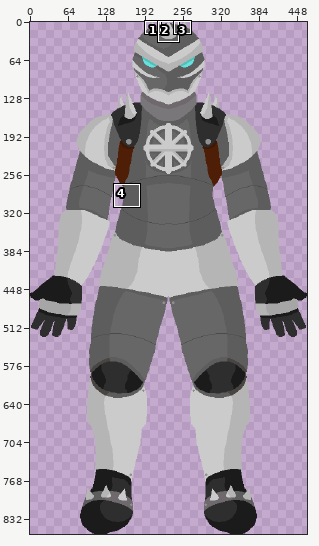
Pixel-art file -- images/aseprite/armadura_madeira.aseprite. Above, an overview of the earlier version with the close-up marked.
Close-up. Earlier state:
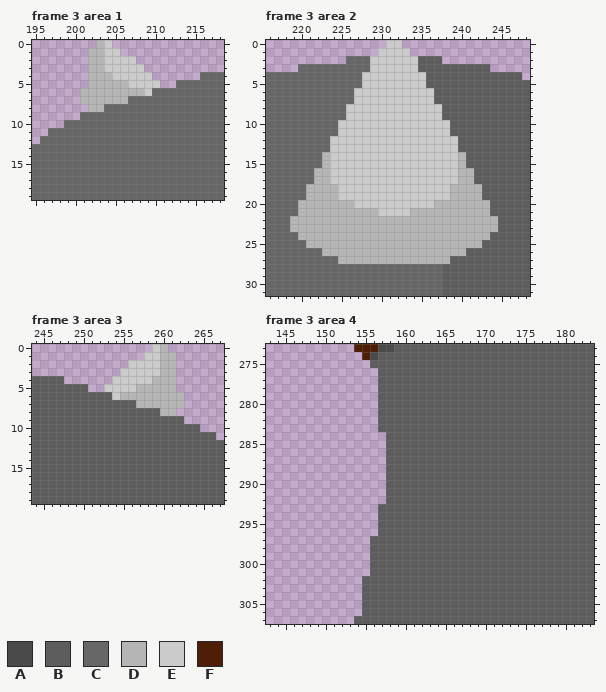
464x857 pixels, 5 frames. Colours within 5 levels of each other are drawn and written as one. Shown: frame 3 area 1: x 195..218, y 0..19; frame 3 area 2: x 216..248, y 0..31; frame 3 area 3: x 244..267, y 0..19; frame 3 area 4: x 143..183, y 273..307. The commit also changed other frames or places, which this record leaves out.
Visible layers, top first: "Layer 3", "Layer 1".
Palette (. is transparent): A #4a4a4a  B #5e5d5e  C #686768  D #b5b5b5  E #cbcbcb  F #4e1e06
Pixels before, frame 3 area 1, first column x 195:
 0 ........DE..............
 1 .......DDEE.............
 2 .......DDEEEE...........
 3 .......DDEEEEE..........
 4 .......DDDEEEEE......CCC
 5 .......DDDDDEEEE..CCCCCC
 6 ......DDDDDDDDECCCCCCCCC
 7 ......DDDDDDCCCCCCCCCCCC
 8 .......DDCCCCCCCCCCCCCCC
 9 ......CCCCCCCCCCCCCCCCCC
10 ....CCCCCCCCCCCCCCCCCCCC
11 ..CCCCCCCCCCCCCCCCCCCCCC
12 .CCCCCCCCCCCCCCCCCCCCCCC
13 CCCCCCCCCCCCCCCCCCCCCCCC
14 CCCCCCCCCCCCCCCCCCCCCCCC
15 CCCCCCCCCCCCCCCCCCCCCCCC
16 CCCCCCCCCCCCCCCCCCCCCCCC
17 CCCCCCCCCCCCCCCCCCCCCCCC
18 CCCCCCCCCCCCCCCCCCCCCCCC
19 CCCCCCCCCCCCCCCCCCCCCCCC
Pixels before, frame 3 area 2, first column x 216:
 0 ...............EE................
 1 ..............EEEE...............
 2 ..........CCCEEEEEEBBB...........
 3 ....CCCCCCCCCEEEEEEBBBBBBBBB.....
 4 CCCCCCCCCCCCEEEEEEEEBBBBBBBBBBBB.
 5 CCCCCCCCCCCCEEEEEEEEBBBBBBBBBBBBB
 6 CCCCCCCCCCCEEEEEEEEEEBBBBBBBBBBBB
 7 CCCCCCCCCCCEEEEEEEEEEBBBBBBBBBBBB
 8 CCCCCCCCCCEEEEEEEEEEEEBBBBBBBBBBB
 9 CCCCCCCCCCEEEEEEEEEEEEBBBBBBBBBBB
10 CCCCCCCCCEEEEEEEEEEEEEEBBBBBBBBBB
11 CCCCCCCCCEEEEEEEEEEEEEEBBBBBBBBBB
12 CCCCCCCCEEEEEEEEEEEEEEEEBBBBBBBBB
13 CCCCCCCCEEEEEEEEEEEEEEEEBBBBBBBBB
14 CCCCCCCDEEEEEEEEEEEEEEEEDBBBBBBBB
15 CCCCCCCDEEEEEEEEEEEEEEEEDBBBBBBBB
16 CCCCCCDDEEEEEEEEEEEEEEEEDDBBBBBBB
17 CCCCCCDDEEEEEEEEEEEEEEEEDDBBBBBBB
18 CCCCCDDDDEEEEEEEEEEEEEEDDDDBBBBBB
19 CCCCCDDDDEEEEEEEEEEEEEEDDDDBBBBBB
20 CCCCDDDDDDDEEEEEEEEEEDDDDDDDBBBBB
21 CCCCDDDDDDDDDDEEEEDDDDDDDDDDBBBBB
22 CCCDDDDDDDDDDDDDDDDDDDDDDDDDDBBBB
23 CCCDDDDDDDDDDDDDDDDDDDDDDDDDDBBBB
24 CCCCDDDDDDDDDDDDDDDDDDDDDDDDBBBBB
25 CCCCCDDDDDDDDDDDDDDDDDDDDDDBBBBBB
26 CCCCCCCDDDDDDDDDDDDDDDDDDBBBBBBBB
27 CCCCCCCCCDDDDDDDDDDDDDDBBBBBBBBBB
28 CCCCCCCCCCCCCCCCCCCCCCBBBBBBBBBBB
29 CCCCCCCCCCCCCCCCCCCCCCBBBBBBBBBBB
30 CCCCCCCCCCCCCCCCCCCCCCBBBBBBBBBBB
31 CCCCCCCCCCCCCCCCCCCCCCBBBBBBBBBBB
Pixels before, frame 3 area 3, first column x 244:
 0 ...............ED.......
 1 ..............EEDD......
 2 ............EEEEDD......
 3 ...........EEEEEDD......
 4 BBBB......EEEEEDDD......
 5 BBBBBBB..EEEEDDDDD......
 6 BBBBBBBBBBEDDDDDDDD.....
 7 BBBBBBBBBBBBBDDDDDD.....
 8 BBBBBBBBBBBBBBBBDD......
 9 BBBBBBBBBBBBBBBBBBB.....
10 BBBBBBBBBBBBBBBBBBBBB...
11 BBBBBBBBBBBBBBBBBBBBBBB.
12 BBBBBBBBBBBBBBBBBBBBBBBB
13 BBBBBBBBBBBBBBBBBBBBBBBB
14 BBBBBBBBBBBBBBBBBBBBBBBB
15 BBBBBBBBBBBBBBBBBBBBBBBB
16 BBBBBBBBBBBBBBBBBBBBBBBB
17 BBBBBBBBBBBBBBBBBBBBBBBB
18 BBBBBBBBBBBBBBBBBBBBBBBB
19 BBBBBBBBBBBBBBBBBBBBBBBB
Pixels before, frame 3 area 4, first column x 154:
273 FFFAABBBBBBBBBBBBBBBBBBBBBBBBB
274 .FABBBBBBBBBBBBBBBBBBBBBBBBBBB
275 ..BBBBBBBBBBBBBBBBBBBBBBBBBBBB
276 ...BBBBBBBBBBBBBBBBBBBBBBBBBBB
277 ...BBBBBBBBBBBBBBBBBBBBBBBBBBB
278 ...BBBBBBBBBBBBBBBBBBBBBBBBBBB
279 ...BBBBBBBBBBBBBBBBBBBBBBBBBBB
280 ...BBBBBBBBBBBBBBBBBBBBBBBBBBB
281 ...BBBBBBBBBBBBBBBBBBBBBBBBBBB
282 ...BBBBBBBBBBBBBBBBBBBBBBBBBBB
283 ...BBBBBBBBBBBBBBBBBBBBBBBBBBB
284 ....BBBBBBBBBBBBBBBBBBBBBBBBBB
285 ....BBBBBBBBBBBBBBBBBBBBBBBBBB
286 ....BBBBBBBBBBBBBBBBBBBBBBBBBB
287 ....BBBBBBBBBBBBBBBBBBBBBBBBBB
288 ....BBBBBBBBBBBBBBBBBBBBBBBBBB
289 ....BBBBBBBBBBBBBBBBBBBBBBBBBB
290 ....BBBBBBBBBBBBBBBBBBBBBBBBBB
291 ....BBBBBBBBBBBBBBBBBBBBBBBBBB
292 ....BBBBBBBBBBBBBBBBBBBBBBBBBB
293 ...BBBBBBBBBBBBBBBBBBBBBBBBBBB
294 ...BBBBBBBBBBBBBBBBBBBBBBBBBBB
295 ...BBBBBBBBBBBBBBBBBBBBBBBBBBB
296 ...BBBBBBBBBBBBBBBBBBBBBBBBBBB
297 ..BBBBBBBBBBBBBBBBBBBBBBBBBBBB
298 ..BBBBBBBBBBBBBBBBBBBBBBBBBBBB
299 ..BBBBBBBBBBBBBBBBBBBBBBBBBBBB
300 ..BBBBBBBBBBBBBBBBBBBBBBBBBBBB
301 ..BBBBBBBBBBBBBBBBBBBBBBBBBBBB
302 .BBBBBBBBBBBBBBBBBBBBBBBBBBBBB
303 .BBBBBBBBBBBBBBBBBBBBBBBBBBBBB
304 .BBBBBBBBBBBBBBBBBBBBBBBBBBBBB
305 .BBBBBBBBBBBBBBBBBBBBBBBBBBBBB
306 .BBBBBBBBBBBBBBBBBBBBBBBBBBBBB
307 BBBBBBBBBBBBBBBBBBBBBBBBBBBBBB
And afterwards:
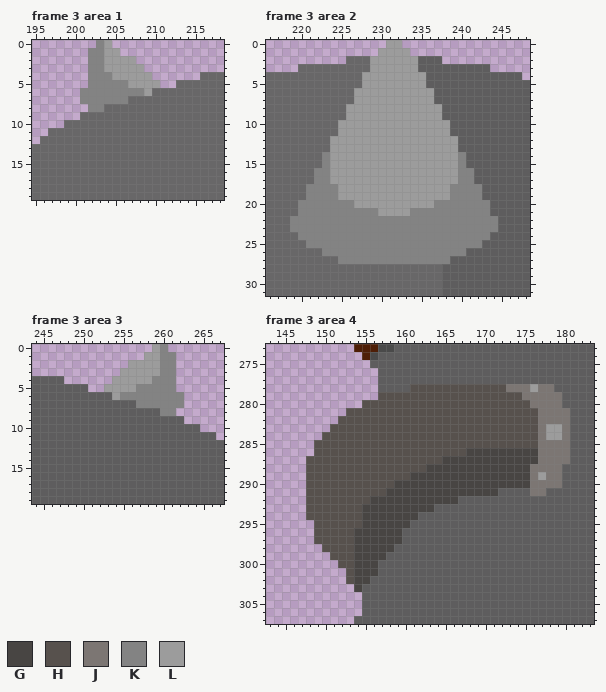
Colours new in this view: G #484543  H #57514d  J #7c7673  K #838383  L #9c9c9c
What changed:
Frame 3 area 1, layer "Layer 1":
y 0: x 203..204 DE -> KL
y 1: x 202..205 DDEE -> KKLL
y 2: x 202..207 DDEEEE -> KKLLLL
y 3: x 202..208 DDEEEEE -> KKLLLLL
y 4: x 202..209 DDDEEEEE -> KKKLLLLL
y 5: x 202..210 DDDDDEEEE -> KKKKKLLLL
y 6: x 201..209 DDDDDDDDE -> KKKKKKKKL
y 7: x 201..206 DDDDDD -> KKKKKK
y 8: x 202..203 DD -> KK
Frame 3 area 2, layer "Layer 1":
y 0: x 231..232 EE -> LL
y 1: x 230..233 EEEE -> LLLL
y 2..3: x 229..234 EEEEEE -> LLLLLL
y 4..5: x 228..235 EEEEEEEE -> LLLLLLLL
y 6..7: x 227..236 EEEEEEEEEE -> LLLLLLLLLL
y 8..9: x 226..237 EEEEEEEEEEEE -> LLLLLLLLLLLL
y 10..11: x 225..238 EEEEEEEEEEEEEE -> LLLLLLLLLLLLLL
y 12..13: x 224..239 EEEEEEEEEEEEEEEE -> LLLLLLLLLLLLLLLL
y 14..15: x 223..240 DEEEEEEEEEEEEEEEED -> KLLLLLLLLLLLLLLLLK
y 16..17: x 222..241 DDEEEEEEEEEEEEEEEEDD -> KKLLLLLLLLLLLLLLLLKK
y 18..19: x 221..242 DDDDEEEEEEEEEEEEEEDDDD -> KKKKLLLLLLLLLLLLLLKKKK
y 20: x 220..243 DDDDDDDEEEEEEEEEEDDDDDDD -> KKKKKKKLLLLLLLLLLKKKKKKK
y 21: x 220..243 DDDDDDDDDDEEEEDDDDDDDDDD -> KKKKKKKKKKLLLLKKKKKKKKKK
y 22..23: x 219..244 DDDDDDDDDDDDDDDDDDDDDDDDDD -> KKKKKKKKKKKKKKKKKKKKKKKKKK
y 24: x 220..243 DDDDDDDDDDDDDDDDDDDDDDDD -> KKKKKKKKKKKKKKKKKKKKKKKK
y 25: x 221..242 DDDDDDDDDDDDDDDDDDDDDD -> KKKKKKKKKKKKKKKKKKKKKK
y 26: x 223..240 DDDDDDDDDDDDDDDDDD -> KKKKKKKKKKKKKKKKKK
y 27: x 225..238 DDDDDDDDDDDDDD -> KKKKKKKKKKKKKK
Frame 3 area 3, layer "Layer 1":
y 0: x 259..260 ED -> LK
y 1: x 258..261 EEDD -> LLKK
y 2: x 256..261 EEEEDD -> LLLLKK
y 3: x 255..261 EEEEEDD -> LLLLLKK
y 4: x 254..261 EEEEEDDD -> LLLLLKKK
y 5: x 253..261 EEEEDDDDD -> LLLLKKKKK
y 6: x 254..262 EDDDDDDDD -> LKKKKKKKK
y 7: x 257..262 DDDDDD -> KKKKKK
y 8: x 260..261 DD -> KK
Frame 3 area 4, layer "Layer 1":
y 278: x 161..178 BBBBBBBBBBBBBBBBBB -> HHHHHHHHHHHHJJJLJJ
y 279: x 157..179 BBBBBBBBBBBBBBBBBBBBBBB -> HHHHHHHHHHHHHHHHHHJJJJJ
y 280: x 155..179 ..BBBBBBBBBBBBBBBBBBBBBBB -> HHHHHHHHHHHHHHHHHHHHHJJJJ
y 281: x 153..180 ....BBBBBBBBBBBBBBBBBBBBBBBB -> HHHHHHHHHHHHHHHHHHHHHHHHJJJJ
y 282: x 152..180 .....BBBBBBBBBBBBBBBBBBBBBBBB -> HHHHHHHHHHHHHHHHHHHHHHHHHJJJJ
y 283: x 151..180 ......BBBBBBBBBBBBBBBBBBBBBBBB -> HHHHHHHHHHHHHHHHHHHHHHHHHHJLLJ
y 284: x 150..180 ........BBBBBBBBBBBBBBBBBBBBBBB -> HHHHHHHHHHHHHHHHHHHHHHHHHHHJLLJ
y 285: x 149..180 .........BBBBBBBBBBBBBBBBBBBBBBB -> HHHHHHHHHHHHHHHHHHHHHHHHHHHHJJJJ
y 286: x 149..180 .........BBBBBBBBBBBBBBBBBBBBBBB -> HHHHHHHHHHHHHHHHHHHGGGGGGGGGJJJJ
y 287: x 148..180 ..........BBBBBBBBBBBBBBBBBBBBBBB -> HHHHHHHHHHHHHHHHHGGGGGGGGGGGGJJJJ
y 288: x 148..179 ..........BBBBBBBBBBBBBBBBBBBBBB -> HHHHHHHHHHHHHHHGGGGGGGGGGGGGJJJJ
y 289: x 148..179 ..........BBBBBBBBBBBBBBBBBBBBBB -> HHHHHHHHHHHHHGGGGGGGGGGGGGGGJLJJ
y 290: x 148..179 ..........BBBBBBBBBBBBBBBBBBBBBB -> HHHHHHHHHHHGGGGGGGGGGGGGGGGGJJJJ
y 291: x 148..171 ..........BBBBBBBBBBBBBB -> HHHHHHHHHHGGGGGGGGGGGGGG; x 176..177 BB -> JJ
y 292: x 148..166 ..........BBBBBBBBB -> HHHHHHHHGGGGGGGGGGG
y 293: x 148..163 .........BBBBBBB -> HHHHHHHGGGGGGGGG
y 294: x 148..161 .........BBBBB -> HHHHHHHGGGGGGG
y 295: x 149..160 ........BBBB -> HHHHHHGGGGGG
y 296: x 149..159 ........BBB -> HHHHHGGGGGG
y 297: x 149..159 .......BBBB -> HHHHHGGGGGG
y 298: x 150..158 ......BBB -> HHHHGGGGG
y 299: x 151..157 .....BB -> HHHGGGG
y 300: x 152..156 ....B -> HHGGG
y 301: x 153..156 ...B -> HGGG
y 302: x 153..155 ..B -> HGG
y 303: x 154 . -> G
Pixel boxes of the changes (left, top, right, bottom) in both close-ups:
changed: (80, 40, 160, 112)
changed: (290, 40, 498, 264)
changed: (104, 344, 184, 416)
changed: (306, 384, 570, 592)
